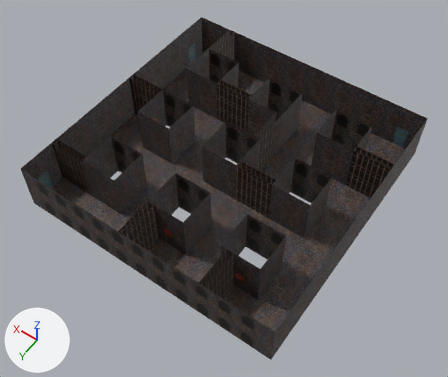
What one commit did to the Blender file blender models/Catacombs/Sliding Bars Room.blend.
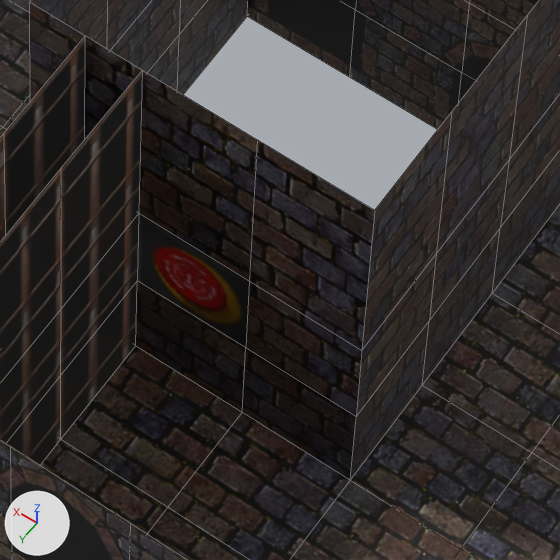
The first picture shows the older version from a camera (50 mm lens) standing at (-13.3, 70.6, 74.4) and looking at (19.9, 24.2, 1.5). The close-ups show the older and then the newer version on the part from 49% to 63% of the width and 65% to 82% of the height of that picture. Only the edits that show in the close-ups are written down. Every picture has the same lights, and +X, +Y and +Z are marked at lower left. The close-ups show mesh edges as thin lines.
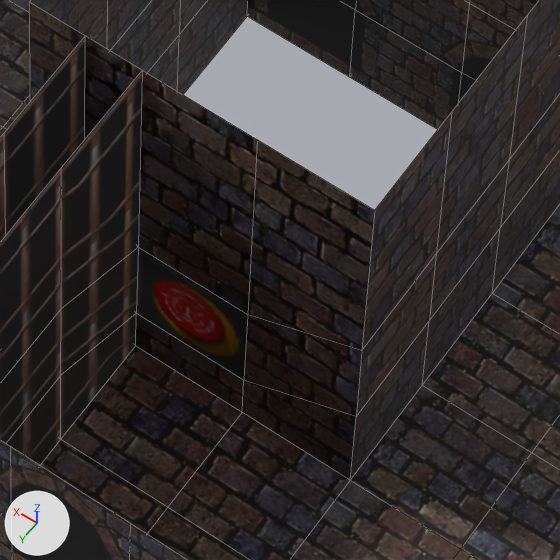
Edits to the scene script, one JSON object a line:
```json
{"block": "me_cube_002", "where": "me_cube_002.from_pydata(...)  # 1222 vertices, 1179 faces; spans x -13.0..1.0, y -1.0..13.0, z -1.0..1.0"}
{"block": "me_cube_002", "where": "# used by ob_cube; location = (3.0, 39.0, 4.0); rotation_euler = (0.0, 0.0, -3.142), in degrees (0, 0, -180); scale = (3.0, 3.0, 4.0)"}
{"block": "me_cube_002", "where": "# before: 384 (-1.67, 1.0, 0.0) at pixel (249, 281), 385 (-2.33, 1.0, 0.0) at pixel (138, 213), 386 (-1.67, 1.0, -0.5) at pixel (245, 347), 387 (-2.33, 1.0, -0.5) at pixel (137, 280)"}
{"block": "me_cube_002", "change": "me_cube_002 part 1"}
{"op": "add", "block": "me_cube_002", "code": "for i in [*range(384, 388)]: me_cube_002.vertices[i].co += Vector((0.0, 0.0, -0.25))"}
{"block": "me_cube_002", "change": "me_cube_002 part 2: texture (UV) coordinates of 33 of 1179 faces, centred in x -11.0..-1.0, y 1.0..12.0, z -1.0..0.5, changed; they spanned u -0.29..3.84, v 0.42..4.55 and now span u -1.41..2.71, v -1.35..2.76"}
```

Pixel boxes (x1, y1, x2, y2) of what changed, in the close-ups (560 x 560 px; the box of a moved part takes in the faces that stretch with it):
```json
{"object": "Cube", "change": "reshaped, surface changed", "before": [0, 0, 560, 560], "after": [0, 0, 560, 560]}
{"part": 1, "of": "me_cube_002", "change": "moved or reshaped", "before": [61, 36, 375, 479], "after": [61, 36, 375, 479]}
{"part": 2, "of": "me_cube_002", "change": "surface changed", "before": [29, 6, 374, 469], "after": [29, 6, 374, 469]}
```
